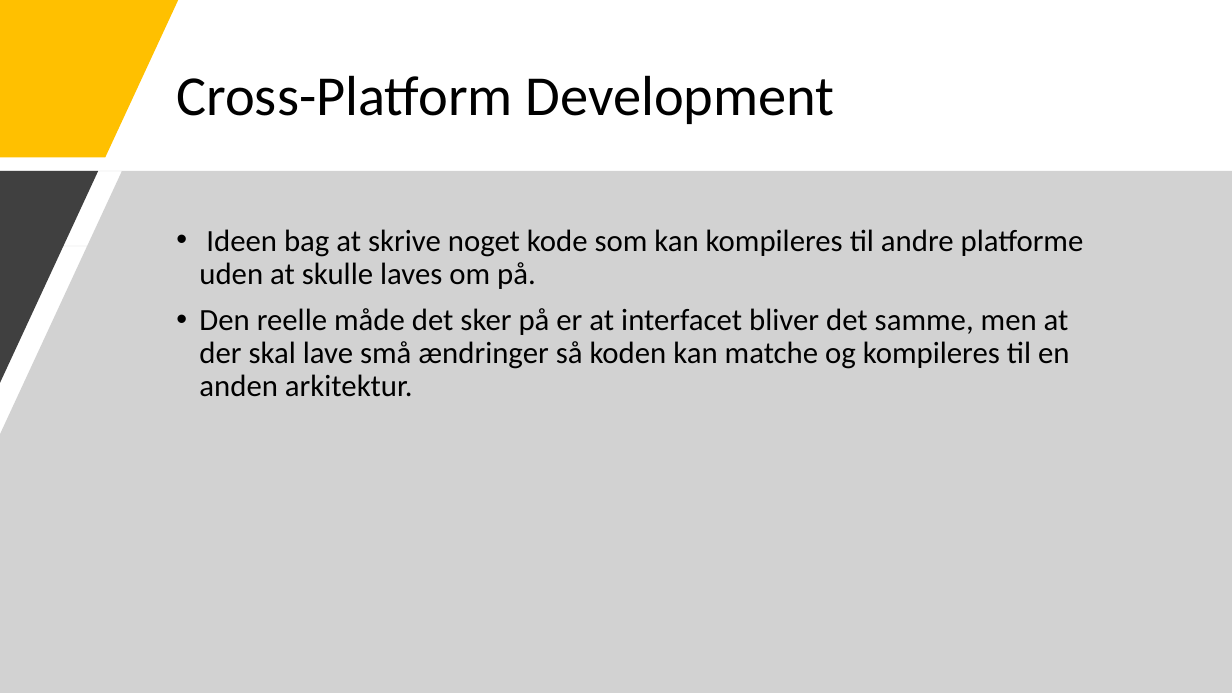
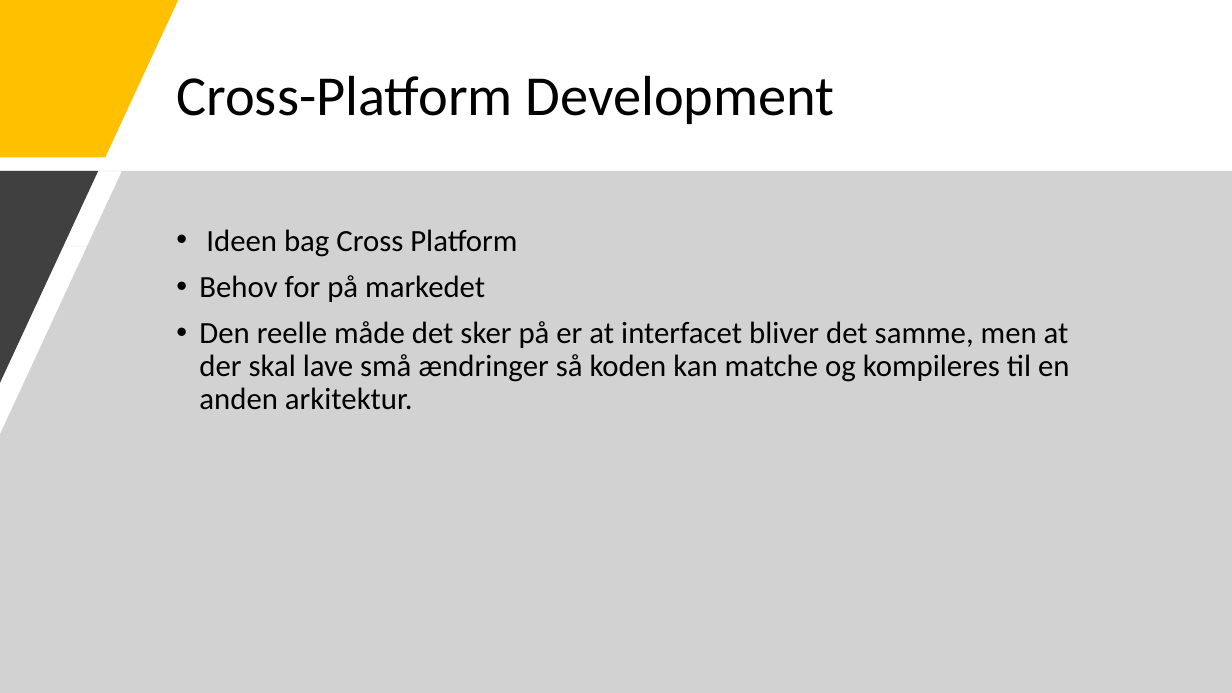
Before and after one commit to Bl0bb3r/KPU_CBD, a slide deck: slide 2 of Presentations/7_CrossPlatform.pptx. Drawn at 1232x693 pixels with LibreOffice and Linux fonts; fonts in the diff are those of the drawing. Boxes give left, top, right and bottom in pixels: in the first picture for what was removed or moved away, otherwise in the second. Text is boxed around its words. In the diff, an @@ line names an element or a change of style, - is before the commit and + after.

```diff
--- a/Presentations/7_CrossPlatform.pptx
+++ b/Presentations/7_CrossPlatform.pptx
@@ text at [199, 229, 517, 302]: text changed @@
-• Ideen bag at skrive noget kode som kan kompileres til andre platforme uden at skulle laves om på.
+• Ideen bag Cross Platform
+• Behov for på markedet
```
Also in this commit, not shown: 3 other slides changed, 10 other files.
